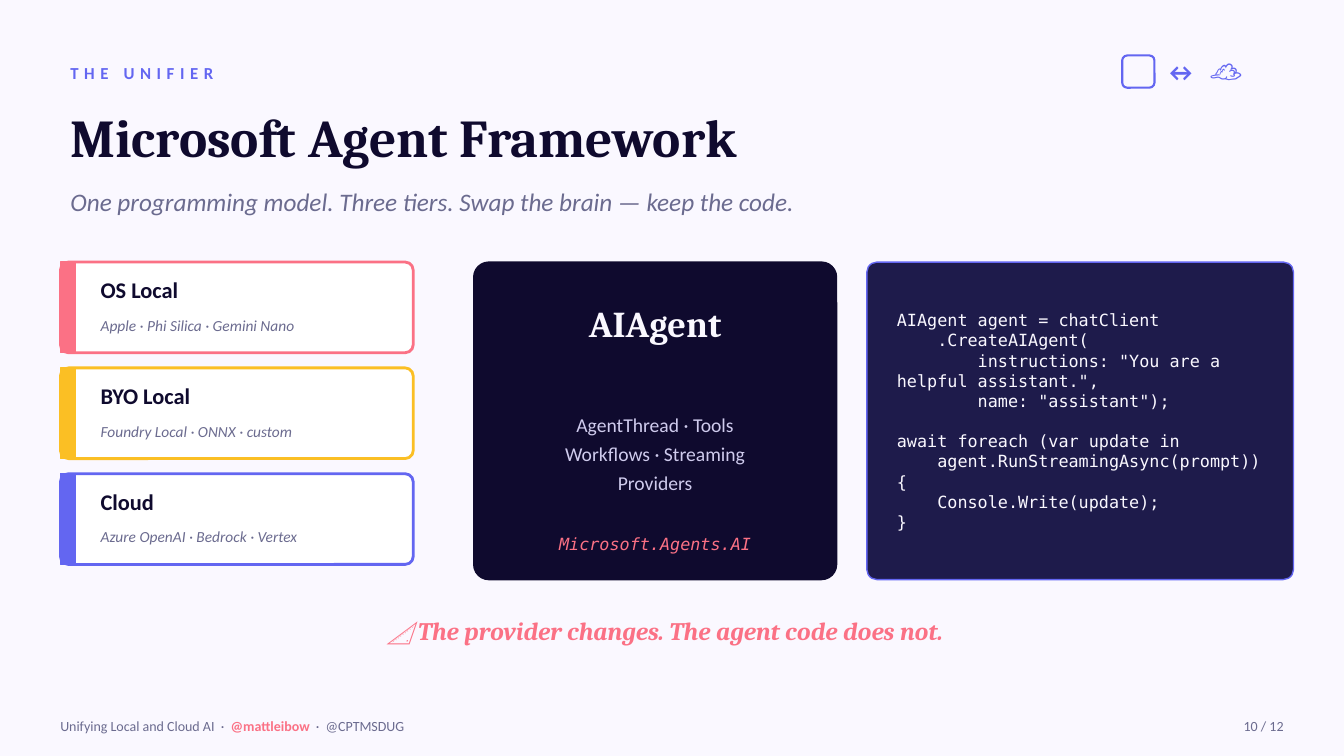
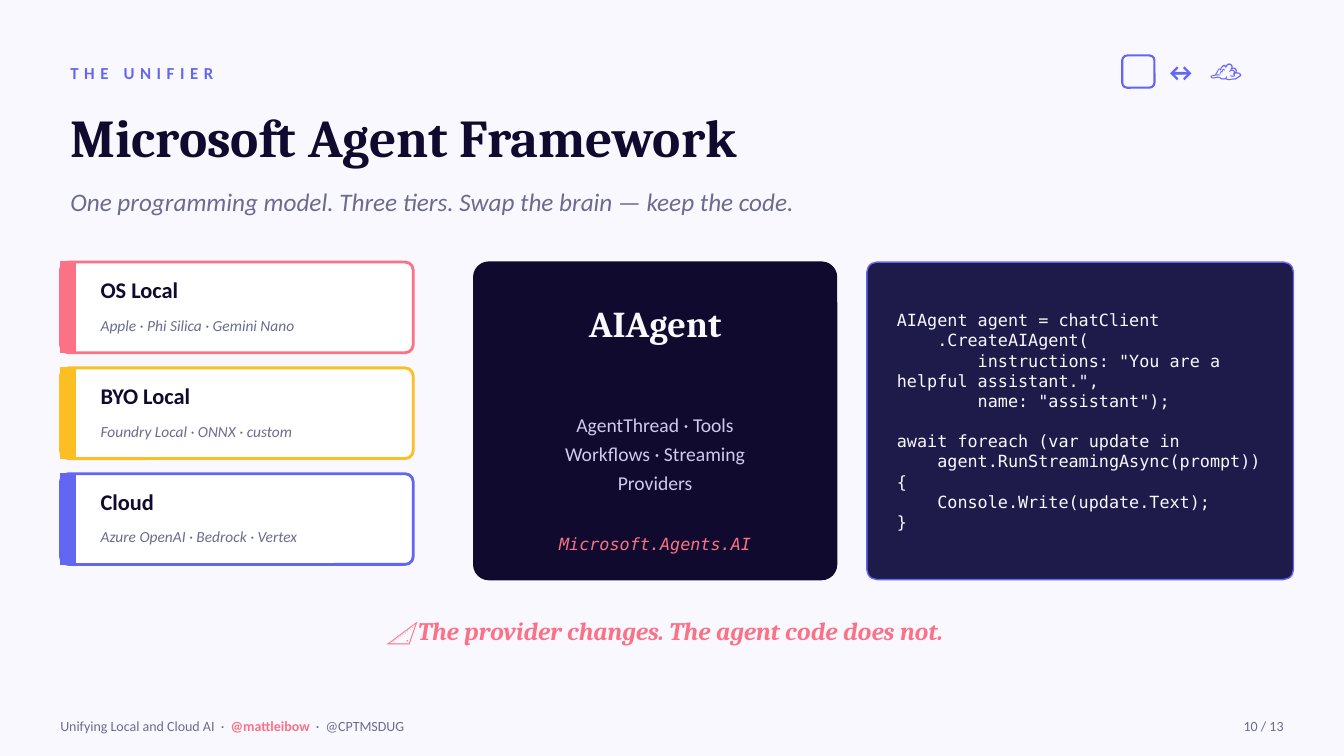
Before and after one commit to mattleibow/cptmsdug-local-cloud-agent-framework, a slide deck: slide 10 of slides/Unifying-Local-Cloud-AI.pptx. Drawn at 1344x756 pixels with LibreOffice and Linux fonts; fonts in the diff are those of the drawing. Boxes give left, top, right and bottom in pixels: in the first picture for what was removed or moved away, otherwise in the second. Text is boxed around its words. In the diff, an @@ line names an element or a change of style, - is before the commit and + after.

```diff
--- a/slides/Unifying-Local-Cloud-AI.pptx
+++ b/slides/Unifying-Local-Cloud-AI.pptx
@@ text at (937,495,1210,512): text changed @@
-Console.Write(update);
+Console.Write(update.Text);
```
Also in this commit, not shown: 9 other slides changed, 1 slide added, 1 other file.
